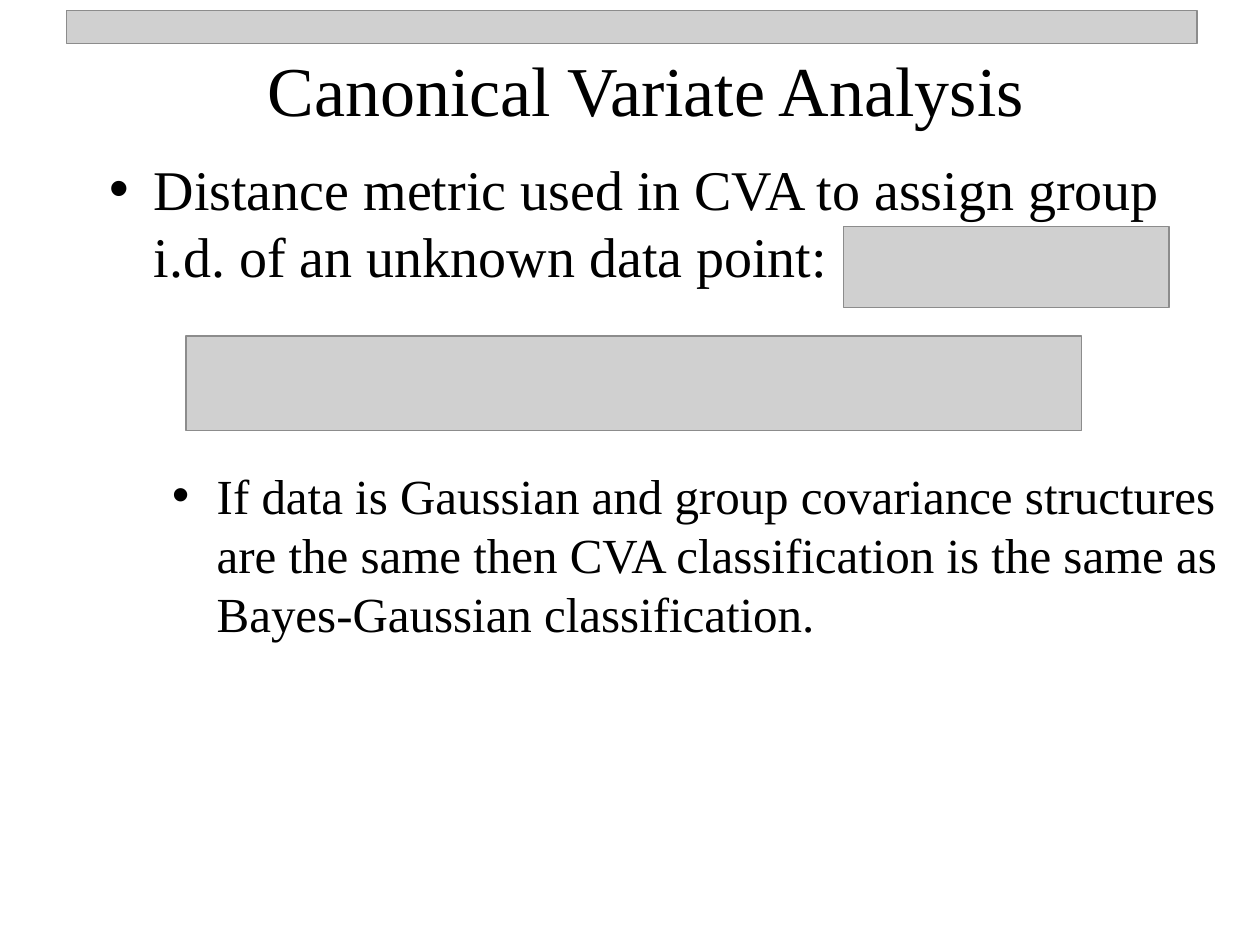
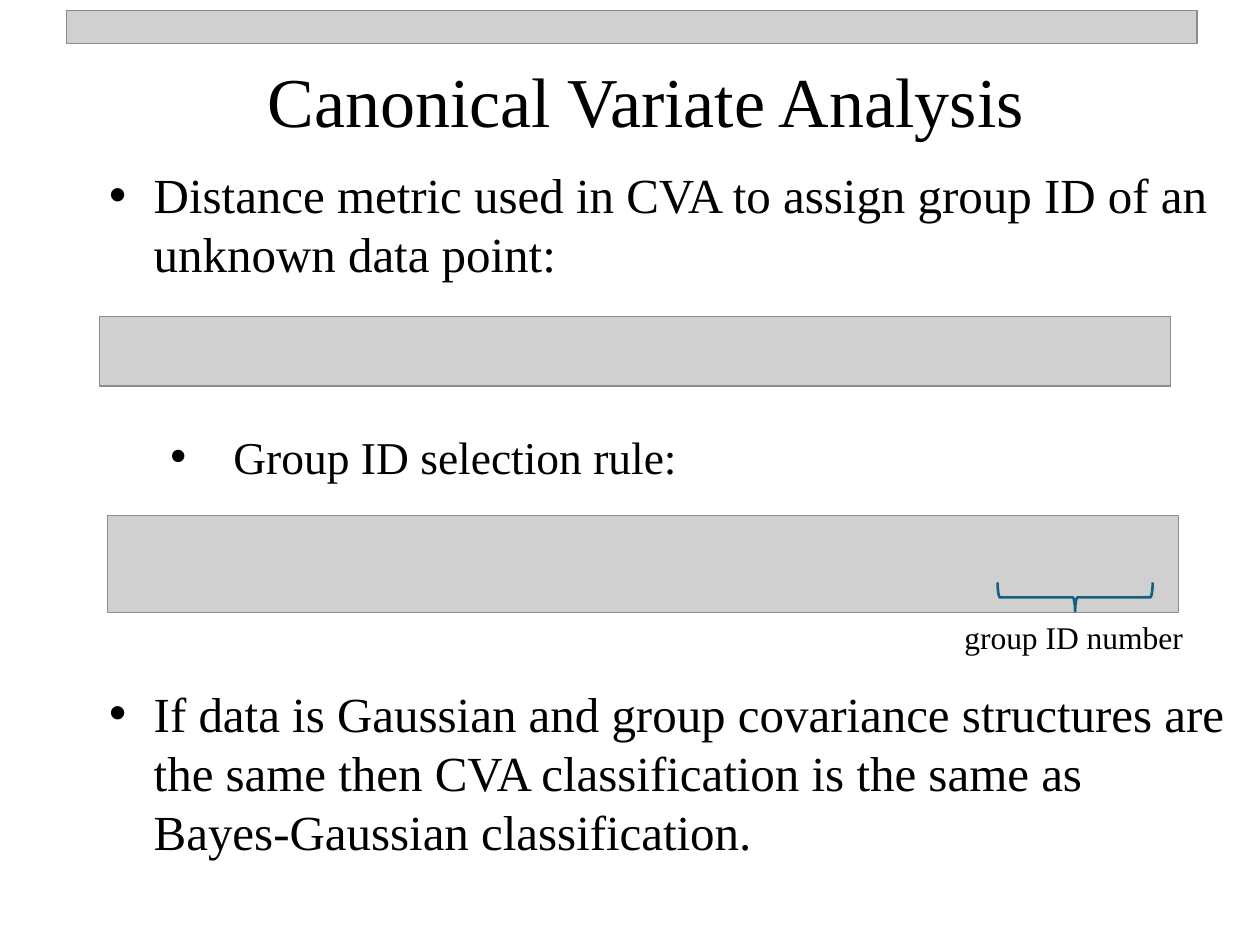
Before and after one commit to npetraco/709, a slide deck: slide 27 of Notes/11_mutlivariate_intro.pptx. Drawn at 1260x945 pixels with LibreOffice and Linux fonts; fonts in the diff are those of the drawing; grey boxes stand for pictures. Boxes give left, top, right and bottom in pixels: in the first picture for what was removed or moved away, otherwise in the second. Text is boxed around its words. In the diff, an @@ line names an element or a change of style, - is before the commit and + after.

```diff
--- a/Notes/11_mutlivariate_intro.pptx
+++ b/Notes/11_mutlivariate_intro.pptx
@@ text "Canonical Variate Analysis": place and size @@
-text "Canonical Variate Analysis" at <box>268,67,1024,129</box>
+text "Canonical Variate Analysis" at <box>268,78,1024,140</box>
@@ text at <box>154,178,1207,282</box>: text changed @@
-  • Distance metric used in CVA to assign group i.d. of an unknown data point:
-    • If data is Gaussian and group covariance structures are the same then CVA classification is the same as Bayes-Gaussian classification.
+  • Distance metric used in CVA to assign group ID of an unknown data point:
@@ picture removed at <box>843,227,1168,309</box> @@
@@ picture added at <box>100,316,1171,386</box> @@
@@ picture removed at <box>186,336,1082,431</box> @@
@@ text added at <box>233,442,676,483</box>, 26 pt, text #000000 @@
+• Group ID selection rule:
@@ picture added at <box>107,515,1178,612</box> @@
@@ left brace added at <box>997,583,1152,613</box>, outline #156082 1.5 pt @@
@@ text added at <box>964,627,1183,656</box>, 18 pt, text #000000 @@
+group ID number
@@ text added at <box>154,697,1224,859</box>, 28 pt, text #000000 @@
+  • If data is Gaussian and group covariance structures are the same then CVA classification is the same as Bayes-Gaussian classification.
```
Also in this commit, not shown: 4 other slides changed, 2 other files.
